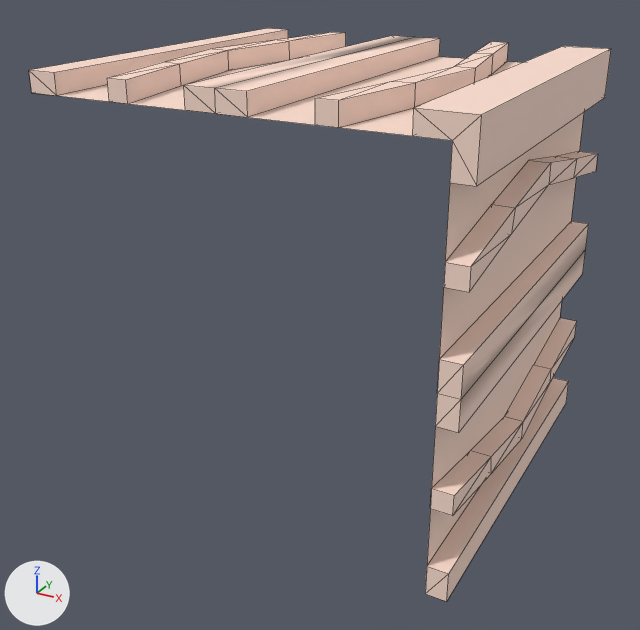
A saved change to the OBJ model Data/bmc/subtiles/t_14.obj.
Camera for both pictures: a 50 mm lens placed at (1.04, -1.961, 0.843), pointed at (0.003, -0.075, -0.1). Arrows for +X, +Y and +Z are at lower left; the lights stay in place. Mesh edges are drawn as thin lines. Where no turn or scale is listed for an object, it has been applied to the vertices. Vertices at the same position are counted once.

Names of what the first picture shows: 't_14'.
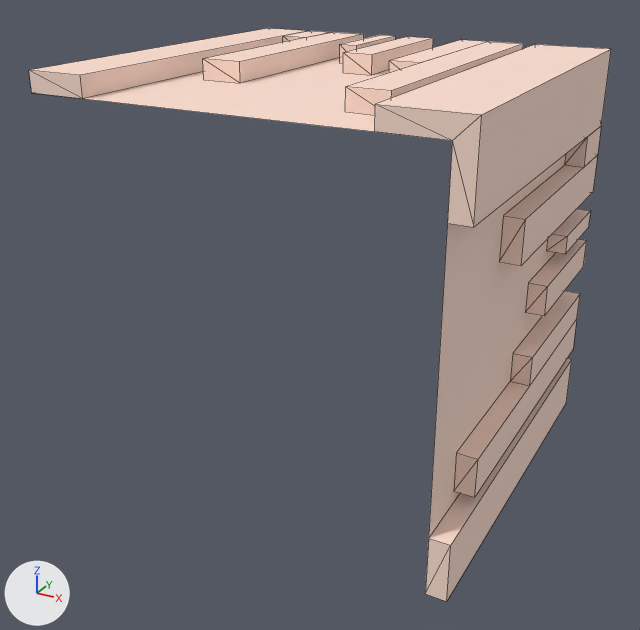
What the commit changed:
me_t_14 is used by ob_t_14; location (0.0, 0.0, 0.0).
me_t_14 had 132 vertices, 166 faces and spanned x -0.5..0.55, y -0.5..0.5, z -0.5..0.55.
me_t_14 now has 112 vertices, 128 faces and spans x -0.5..0.55, y -0.5..0.5, z -0.5..0.55.
me_t_14 part 1: a new loose piece, a box spanning x -0.113..-0.063, y 0.248..0.5, z 0.5..0.55, in mat_diffuse_0 (beige #fdded0).
me_t_14 part 2: a new loose piece, a box spanning x 0.5..0.55, y 0.248..0.5, z 0.063..0.113, in mat_diffuse_0 (beige #fdded0).
me_t_14 part 3: a new loose piece, a box spanning x -0.026..0.054, y 0.1..0.5, z 0.5..0.55, in mat_diffuse_0 (beige #fdded0).
me_t_14 part 4: a new loose piece, a box spanning x 0.5..0.55, y 0.1..0.5, z -0.054..0.026, in mat_diffuse_0 (beige #fdded0).
me_t_14 part 5: the loose piece of 20 vertices spanning x 0.225..0.358, y -0.5..0.5, z 0.5..0.55 is rebuilt with 14 vertices and now spans x 0.137..0.317, y -0.358..0.5, z 0.5..0.55.
me_t_14 part 6: the loose piece of 20 vertices spanning x 0.5..0.55, y -0.5..0.5, z -0.358..-0.225 is rebuilt with 14 vertices and now spans x 0.5..0.55, y -0.358..0.5, z -0.317..-0.137.
me_t_14 part 7: the loose piece of 12 vertices spanning x -0.075..0.075, y -0.5..0.5, z 0.5..0.55 is deleted.
me_t_14 part 8: the loose piece of 12 vertices spanning x 0.5..0.55, y -0.5..0.5, z -0.075..0.075 is deleted.
Part 9, on me_t_14:
52 vertices are removed from x -0.425..0.55, y -0.5..0.5, z 0.225..0.55.
73 faces are deleted.
20 vertices are added at x -0.35..0.5, y -0.5..0.5, z 0.166..0.55.
8 new vertices lie (0.05, 0.0, 0.0) away from vertices in x 0.5, y -0.5..0.5, z 0.166..0.35.
8 new vertices lie (0.0, 0.0, 0.05) away from vertices in x -0.35..0.35, y -0.5..0.5, z 0.5.
53 new faces join them.
Part 10, on me_t_14:
4 vertices are removed from x 0.5..0.55, y -0.5..0.5, z -0.425.
7 faces are deleted.
4 vertices are added at (0.5, 0.5, -0.35), (0.5, -0.5, -0.35), (0.55, 0.5, -0.35), (0.55, -0.5, -0.35).
7 new faces join them.

Changed parts and their boxes (x1, y1, x2, y2) in the pictures (640 x 630 px; the box of a moved part takes in the faces that stretch with it):
part 1 of me_t_14, added (beige)
    after: (340, 35, 395, 63)
part 2 of me_t_14, added (beige)
    after: (546, 209, 591, 254)
part 3 of me_t_14, added (beige)
    after: (343, 37, 433, 75)
part 4 of me_t_14, added (beige)
    after: (525, 239, 587, 316)
part 5 of me_t_14, rebuilt (8% narrower, 13% shorter)
    before: (315, 42, 508, 128)
    after: (345, 40, 523, 115)
part 6 of me_t_14, rebuilt (14% narrower)
    before: (430, 318, 577, 516)
    after: (454, 291, 580, 497)
part 7 of me_t_14, deleted (beige)
    before: (184, 36, 440, 117)
part 8 of me_t_14, deleted (beige)
    before: (435, 221, 589, 432)
part 9 of me_t_14, moved or reshaped
    before: (29, 28, 611, 292)
    after: (29, 28, 611, 266)
part 10 of me_t_14, moved or reshaped
    before: (425, 378, 569, 602)
    after: (425, 358, 572, 602)
